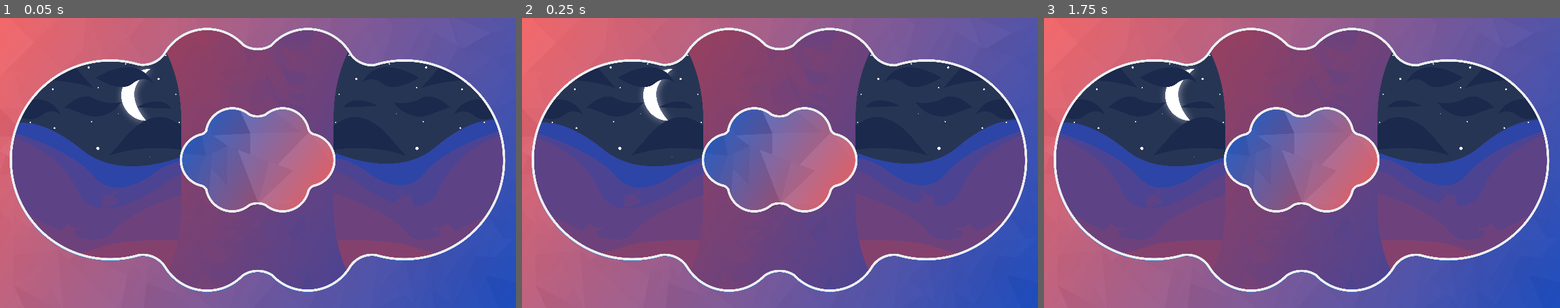
Above: before the commit, frames 1-3 (left to right).
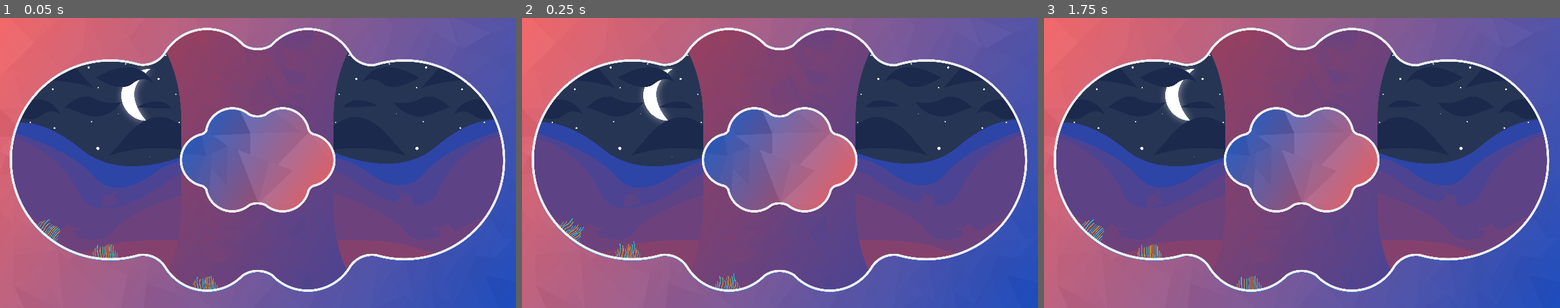
Above: after the commit, the same moments.

Repository: Kristofers-Solo/FuncIt
Game: Godot game, scene res://source/levels/trinity_site/trinity_site_level.tscn
Same seed, same stepped clock (60 frames per second), same inputs: the game is played once before the commit and once after it. This scene is started directly instead of the project's main scene.
Inputs (mouse positions are in pixels of both pictures, inside the frame that each line leads up to):
- Up to frame 1 (0.05 s): no input
- Up to frame 2 (0.25 s): no input
- Up to frame 3 (1.75 s): tap Enter (input_enter) at 0.5 s; move the mouse to (1415, 148) at 0.52 s; hold D (input_right) 0.53-1.28 s; hold Enter (input_enter) 0.53-1.28 s; move the mouse to (1198, 177) at 1.27 s; hold S (input_down) from 1.28 s (still down); tap Shift (input_shift) at 1.35 s

The runs differ from the first frame. In frame 1, 0.2% of the frame differs, in the area x 7-43%, y 69-94%; in frame 2, 0.2%; in frame 3, 0.2%.
Error in both runs: Invalid get index '3' (on base: 'Array'). (res://source/assets/scripts/server_handlers/network_processors/network.gd:26)

Commit message:
[Medium] Trinity-Site environment update

Diff:
--- /dev/null
+++ b/Game/source/assets/scripts/grass_handlers/grass_body.gd
@@ -0,0 +1,16 @@
+extends Area2D
+
+var reacted = false
+
+func _on_Area2D_body_entered(body):
+	print("Entered")
+	if body.is_in_group("Player"):
+		$trinity_site_level_grass_type_2_animated.play("react")
+		reacted = true
+	pass
+
+func _on_Area2D_body_exited(body):
+	if body.is_in_group("Player") and reacted == true:
+		$trinity_site_level_grass_type_2_animated.play("idle")
+		reacted = false
+	pass
--- /dev/null
+++ b/Game/source/entities/grass/grass_node.tscn
@@ -0,0 +1,51 @@
+[gd_scene load_steps=13 format=2]
+
+[ext_resource path="res://source/assets/sprites/grass/trinity_site_level_layout-level_design_z-index_0_grass_type-2 – 5.png" type="Texture" id=1]
+[ext_resource path="res://source/assets/sprites/grass/trinity_site_level_layout-level_design_z-index_0_grass_type-2 – 6.png" type="Texture" id=2]
+[ext_resource path="res://source/assets/sprites/grass/trinity_site_level_layout-level_design_z-index_0_grass_type-2.png" type="Texture" id=3]
+[ext_resource path="res://source/assets/sprites/grass/trinity_site_level_layout-level_design_z-index_0_grass_type-2 – 7.png" type="Texture" id=4]
+[ext_resource path="res://source/assets/sprites/grass/trinity_site_level_layout-level_design_z-index_0_grass_type-2 – 3.png" type="Texture" id=5]
+[ext_resource path="res://source/assets/sprites/grass/trinity_site_level_layout-level_design_z-index_0_grass_type-2 – 1.png" type="Texture" id=6]
+[ext_resource path="res://source/assets/sprites/grass/trinity_site_level_layout-level_design_z-index_0_grass_type-2 – 2.png" type="Texture" id=7]
+[ext_resource path="res://source/assets/sprites/grass/trinity_site_level_layout-level_design_z-index_0_grass_type-2 – 4.png" type="Texture" id=8]
+[ext_resource path="res://source/assets/scripts/grass_handlers/grass_body.gd" type="Script" id=9]
+[ext_resource path="res://source/assets/sprites/grass/trinity_site_level_layout-level_design_z-index_0_grass_type-2 – r1.png" type="Texture" id=10]
+
+[sub_resource type="SpriteFrames" id=1]
+animations = [ {
+"frames": [ ExtResource( 6 ), ExtResource( 7 ), ExtResource( 5 ), ExtResource( 8 ), ExtResource( 1 ), ExtResource( 2 ), ExtResource( 4 ), ExtResource( 3 ) ],
+"loop": true,
+"name": "idle",
+"speed": 24.0
+}, {
+"frames": [ ExtResource( 10 ) ],
+"loop": true,
+"name": "react",
+"speed": 5.0
+} ]
+
+[sub_resource type="RectangleShape2D" id=2]
+extents = Vector2( 504.69, 326.369 )
+
+[node name="Area2D" type="Area2D"]
+script = ExtResource( 9 )
+
+[node name="trinity_site_level_grass_type_2_animated" type="AnimatedSprite" parent="."]
+position = Vector2( -3.36365, 0 )
+frames = SubResource( 1 )
+animation = "idle"
+frame = 2
+playing = true
+
+[node name="trinity_site_level_layout-level_design_z-index_0_grass_type-2" type="Sprite" parent="."]
+visible = false
+texture = ExtResource( 3 )
+
+[node name="grass_node" type="Node2D" parent="."]
+
+[node name="CollisionShape2D" type="CollisionShape2D" parent="."]
+position = Vector2( -19.0488, 60.3212 )
+shape = SubResource( 2 )
+
+[connection signal="body_entered" from="." to="." method="_on_Area2D_body_entered"]
+[connection signal="body_exited" from="." to="." method="_on_Area2D_body_exited"]
--- a/Game/source/levels/trinity_site/trinity_site_level.tscn
+++ b/Game/source/levels/trinity_site/trinity_site_level.tscn
@@ -8,6 +8,7 @@
 [ext_resource path="res://source/assets/scripts/ui_element_handlers/game_UI.gd" type="Script" id=6]
 [ext_resource path="res://source/levels/trinity_site/images/trinity_site_level_layout-level_design_z-index_-2-version_ct_f_hd_3840_2160.png" type="Texture" id=7]
 [ext_resource path="res://source/levels/trinity_site/images/trinity_site_level_layout-level_design_z-index_-1-version_ct_f_hd_3840_2160.png" type="Texture" id=8]
+[ext_resource path="res://source/entities/grass/grass_node.tscn" type="PackedScene" id=9]
 
 [sub_resource type="DynamicFont" id=1]
 size = 120
@@ -40,6 +41,19 @@
 
 [node name="CollisionPolygon2D" type="CollisionPolygon2D" parent="trinity_site_body"]
 polygon = PoolVector2Array( 761.5, 423.238, 765.865, 418.476, 769.04, 403.395, 775.39, 388.315, 784.517, 372.838, 798.4 …(1061 unchanged characters)…
+
+[node name="grass_node3" parent="trinity_site_body" instance=ExtResource( 9 )]
+position = Vector2( 392.931, 859.392 )
+scale = Vector2( 0.1, 0.1 )
+
+[node name="grass_node2" parent="trinity_site_body" instance=ExtResource( 9 )]
+position = Vector2( 764.017, 978.193 )
+scale = Vector2( 0.1, 0.1 )
+
+[node name="grass_node" parent="trinity_site_body" instance=ExtResource( 9 )]
+position = Vector2( 195.375, 780.637 )
+rotation = 0.760963
+scale = Vector2( 0.1, 0.1 )
 
 [node name="spawn_locations" type="Node" parent="."]
 
Binary file added: Game/source/assets/sprites/grass/trinity_site_level_layout-level_design_z-index_0_grass_type-2 – 1.png
Not shown, added: Game/source/assets/sprites/grass/trinity_site_level_layout-level_design_z-index_0_grass_type-2 – 1.png.import
Binary file added: Game/source/assets/sprites/grass/trinity_site_level_layout-level_design_z-index_0_grass_type-2 – 2.png
Not shown, added: Game/source/assets/sprites/grass/trinity_site_level_layout-level_design_z-index_0_grass_type-2 – 2.png.import
Binary file added: Game/source/assets/sprites/grass/trinity_site_level_layout-level_design_z-index_0_grass_type-2 – 3.png
Not shown, added: Game/source/assets/sprites/grass/trinity_site_level_layout-level_design_z-index_0_grass_type-2 – 3.png.import
Binary file added: Game/source/assets/sprites/grass/trinity_site_level_layout-level_design_z-index_0_grass_type-2 – 4.png
Not shown, added: Game/source/assets/sprites/grass/trinity_site_level_layout-level_design_z-index_0_grass_type-2 – 4.png.import
Binary file added: Game/source/assets/sprites/grass/trinity_site_level_layout-level_design_z-index_0_grass_type-2 – 5.png
Not shown, added: Game/source/assets/sprites/grass/trinity_site_level_layout-level_design_z-index_0_grass_type-2 – 5.png.import
Binary file added: Game/source/assets/sprites/grass/trinity_site_level_layout-level_design_z-index_0_grass_type-2 – 6.png
Not shown, added: Game/source/assets/sprites/grass/trinity_site_level_layout-level_design_z-index_0_grass_type-2 – 6.png.import
(and 7 more such lines)
